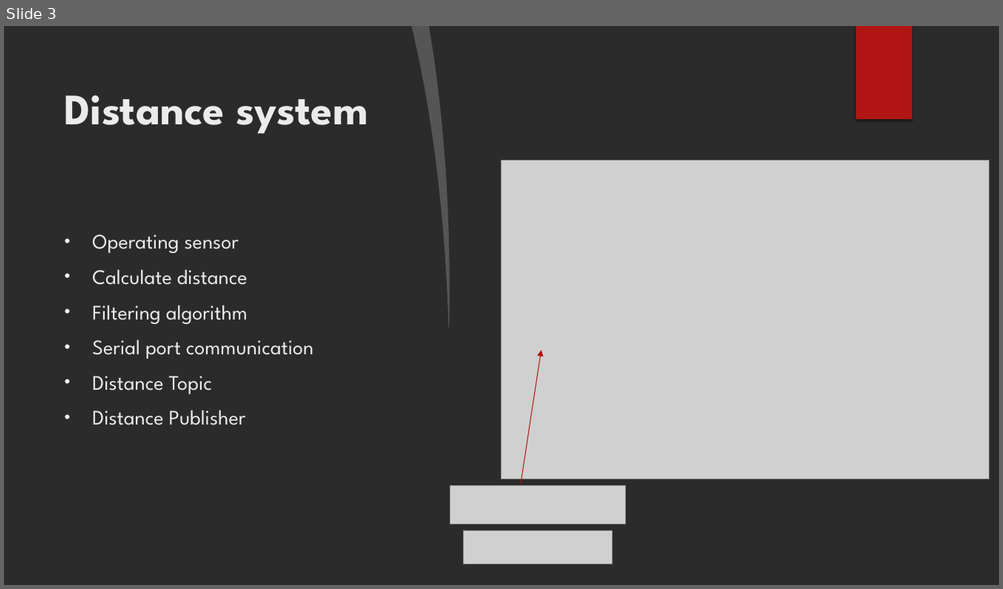
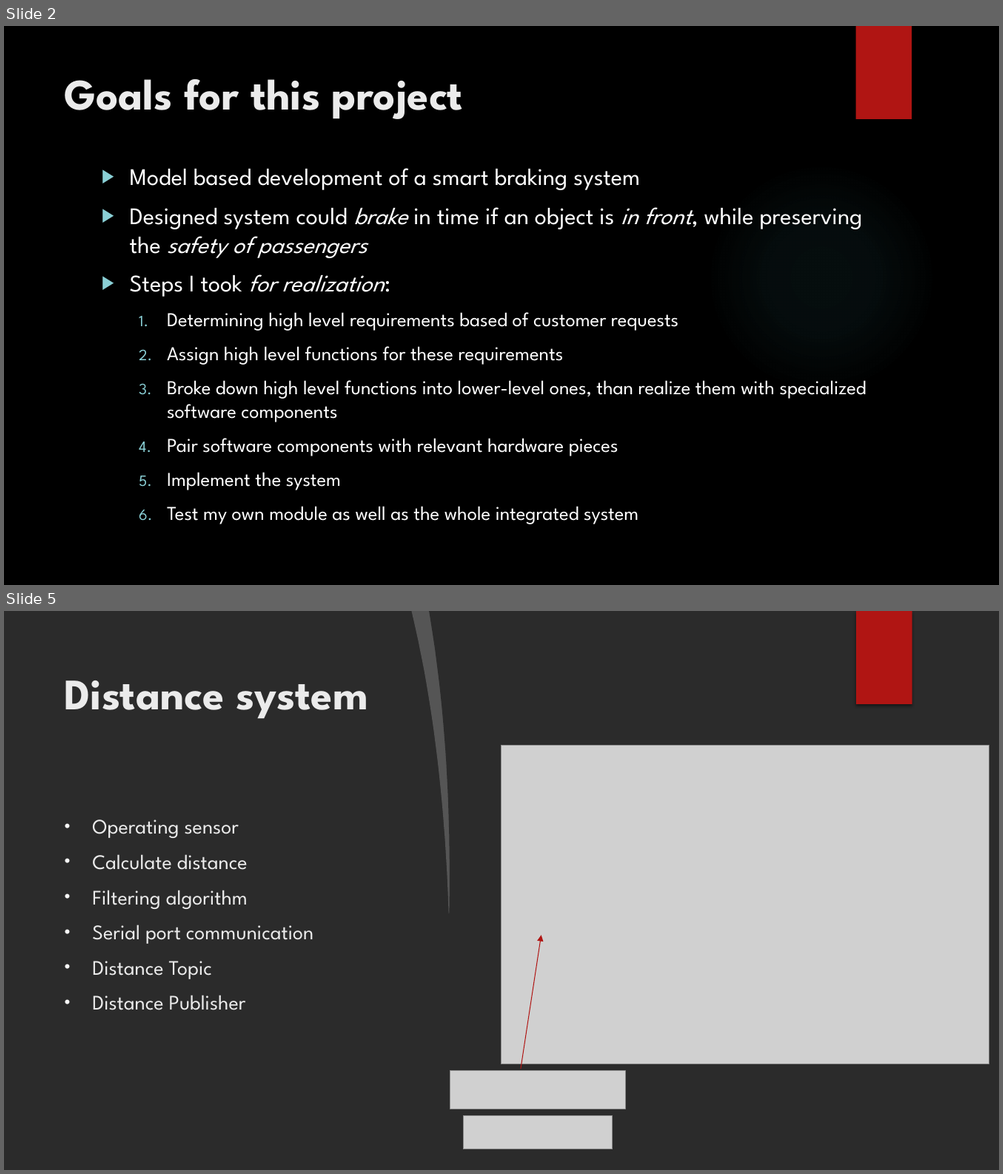
Before and after one commit to GJanos/DDS-RasPi4-ESP32-Communication, a slide deck: Documentation/Smart braking system.pptx. Shown one above the other, each under a label of ours: slide 3 before the commit, slides 2 and 5 after it; the slides between them are not shown. The pictures are 1003x589 and 1003x1174 pixels, drawn with LibreOffice and Linux fonts; fonts in the diff are those of the drawing; grey boxes stand for pictures; background and template pictures are left out; a plain dark background stands for a picture behind light text. Boxes give left, top, right and bottom in pixels: in the first picture for what was removed or moved away, otherwise in the second. Text is boxed around its words. In the diff, an @@ line names an element or a change of style, - is before the commit and + after.

```diff
--- a/Documentation/Smart braking system.pptx
+++ b/Documentation/Smart braking system.pptx
@@ slide 2 added at [4, 26, 999, 585], background picture (left out); not listed: 1 template element that a slide beside it also shows @@
@@ title added at [64, 79, 463, 119], 42 pt, text #EBEBEB, bold @@
+Goals for this project
@@ text added at [130, 168, 866, 525], 19 pt, text #FFFFFF @@
+▶ Model based development of a smart braking system
+▶ Designed system could brake in time if an object is in front, while preserving the safety of passengers
+▶ Steps I took for realization:
+  1. Determining high level requirements based of customer requests
+  2. Assign high level functions for these requirements
+  3. Broke down high level functions into lower-level ones, than realize them with specialized software components
+  4. Pair software components with relevant hardware pieces
+  5. Implement the system
+  6. Test my own module as well as the whole integrated system
@@ ellipse added at [706, 163, 936, 392], fill gradient #50B9C1 @@
@@ what was slide 3 is now slide 5 @@
```
Also in this commit, not shown: 5 slides changed, 3 other slides added, 2 slides removed, 2 other files.
